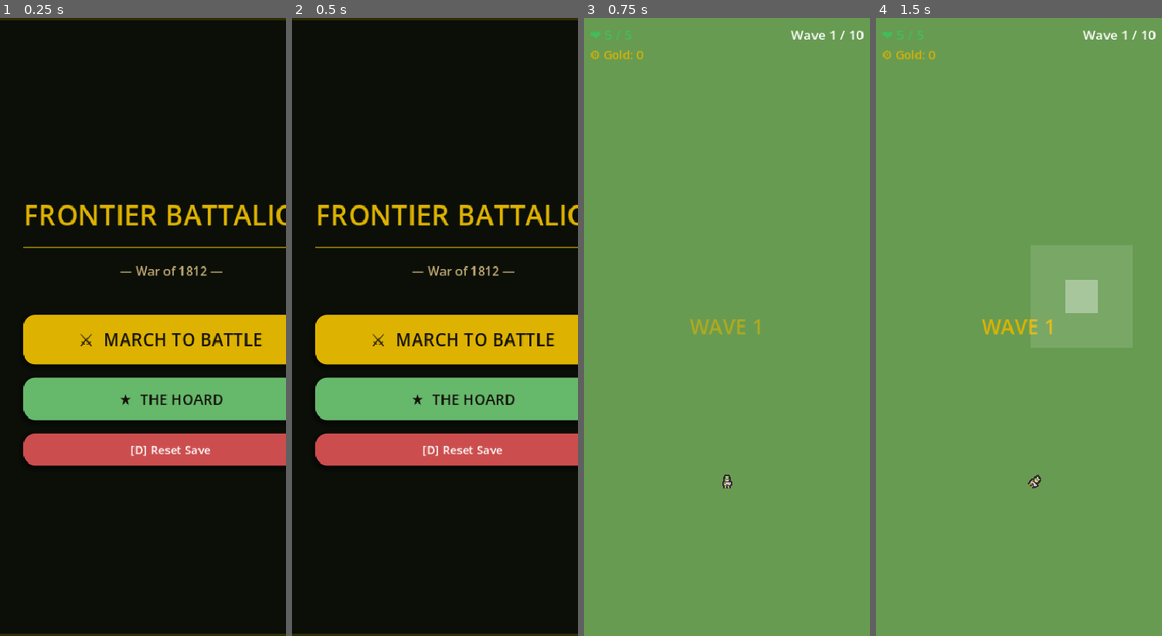
Above: before the commit, frames 1-4 (left to right).
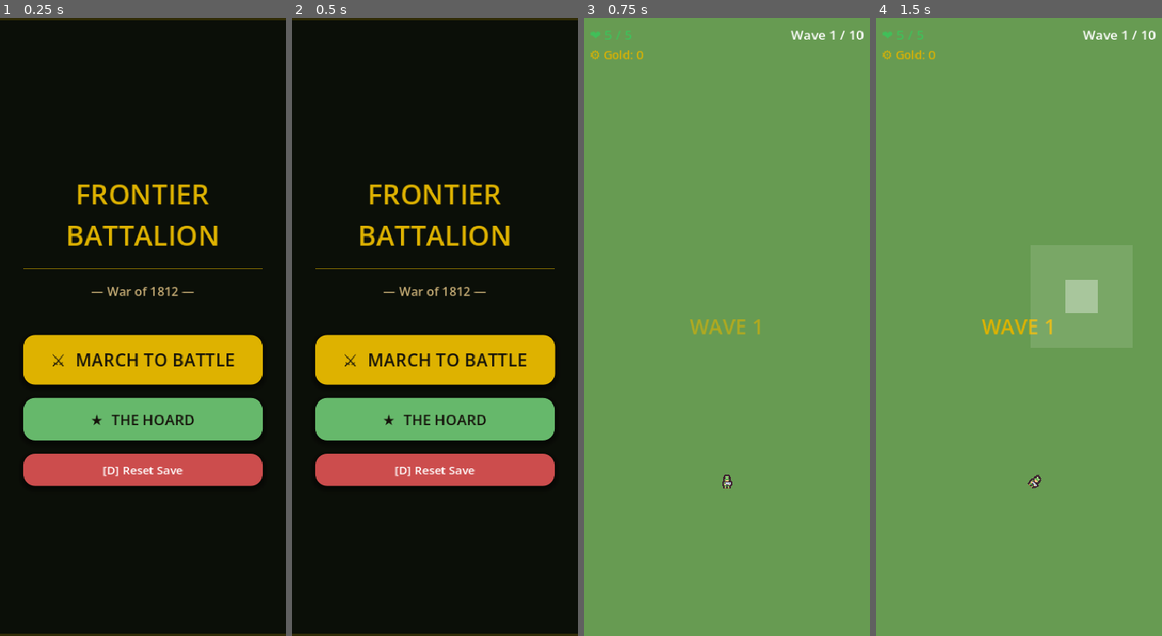
Above: after the commit, the same moments.

Repository: flatbil/Nuthouse-Games
Game: Godot game, scene res://scenes/MainMenu.tscn
The game is run twice, just before and just after one commit, with the same random seed, the same clock (stepped at 60 frames per second) and the same inputs.
Inputs (mouse positions are in pixels of both pictures, inside the frame that each line leads up to):
- Up to frame 1 (0.25 s): no input
- Up to frame 2 (0.5 s): no input
- Up to frame 3 (0.75 s): click "⚔ MARCH TO BATTLE" at 0.5 s
- Up to frame 4 (1.5 s): tap Enter at 1.25 s; move the mouse to (1081, 296) at 1.27 s; hold D from 1.28 s (still down); click (1081, 296) at 1.42 s

The runs differ from the first frame. In frame 1, 22% of the frame differs, in the area x 8-100%, y 26-76%; in frame 2, 22%; in frame 3, nothing differs; in frame 4, nothing differs.

Commit message:
game_03: Fix title text wrapping and can_process warning
- Enable AUTOWRAP_WORD_SMART on title label so FRONTIER BATTALION
  wraps instead of clipping on narrow viewports
- Guard try_fire with is_inside_tree() to suppress can_process warning
  when a soldier is mid-death tween

Co-Authored-By: Claude Sonnet 4.6 <noreply@anthropic.com>

Diff:
--- a/game_03/scenes/MainMenu.gd
+++ b/game_03/scenes/MainMenu.gd
@@ -65,6 +65,7 @@
 	title.add_theme_font_size_override("font_size", 38)
 	title.add_theme_color_override("font_color", _GOLD)
 	title.horizontal_alignment = HORIZONTAL_ALIGNMENT_CENTER
+	title.autowrap_mode = TextServer.AUTOWRAP_WORD_SMART
 	title.mouse_filter = Control.MOUSE_FILTER_IGNORE
 	vbox.add_child(title)
 
--- a/game_03/scenes/Soldier.gd
+++ b/game_03/scenes/Soldier.gd
@@ -52,7 +52,7 @@
 
 
 func try_fire(target: Node2D, bullet_scene: PackedScene, parent: Node) -> void:
-	if not _is_alive:
+	if not _is_alive or not is_inside_tree():
 		return
 	_fire_timer += get_process_delta_time()
 	if _fire_timer < fire_rate:
